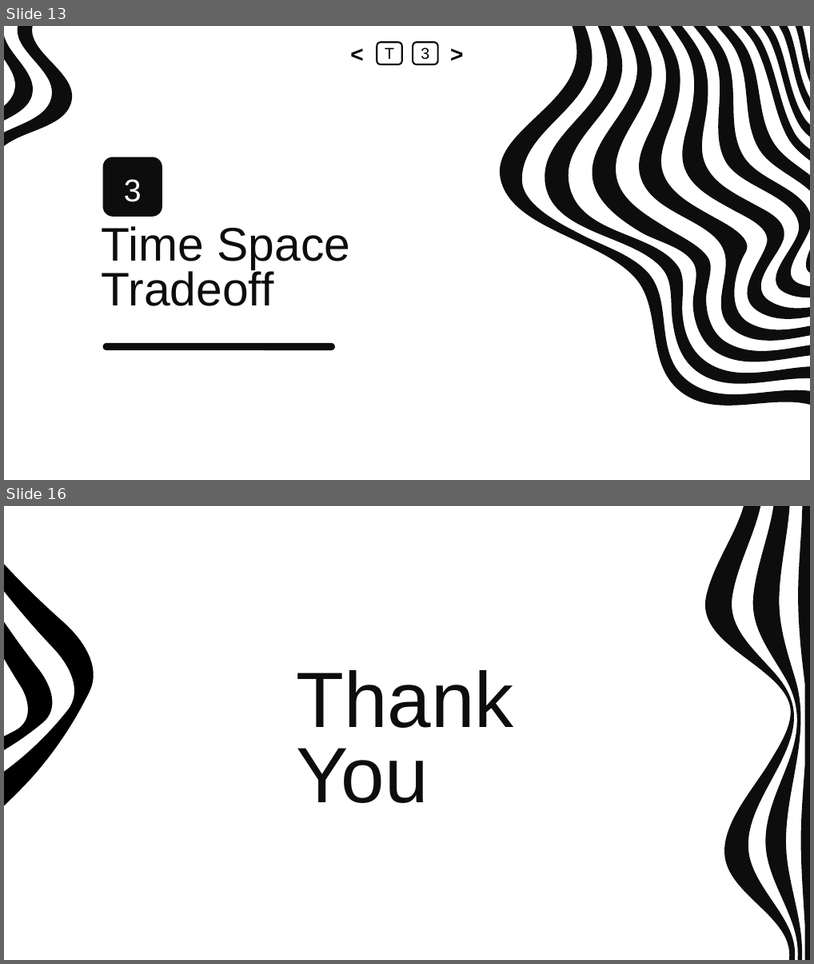
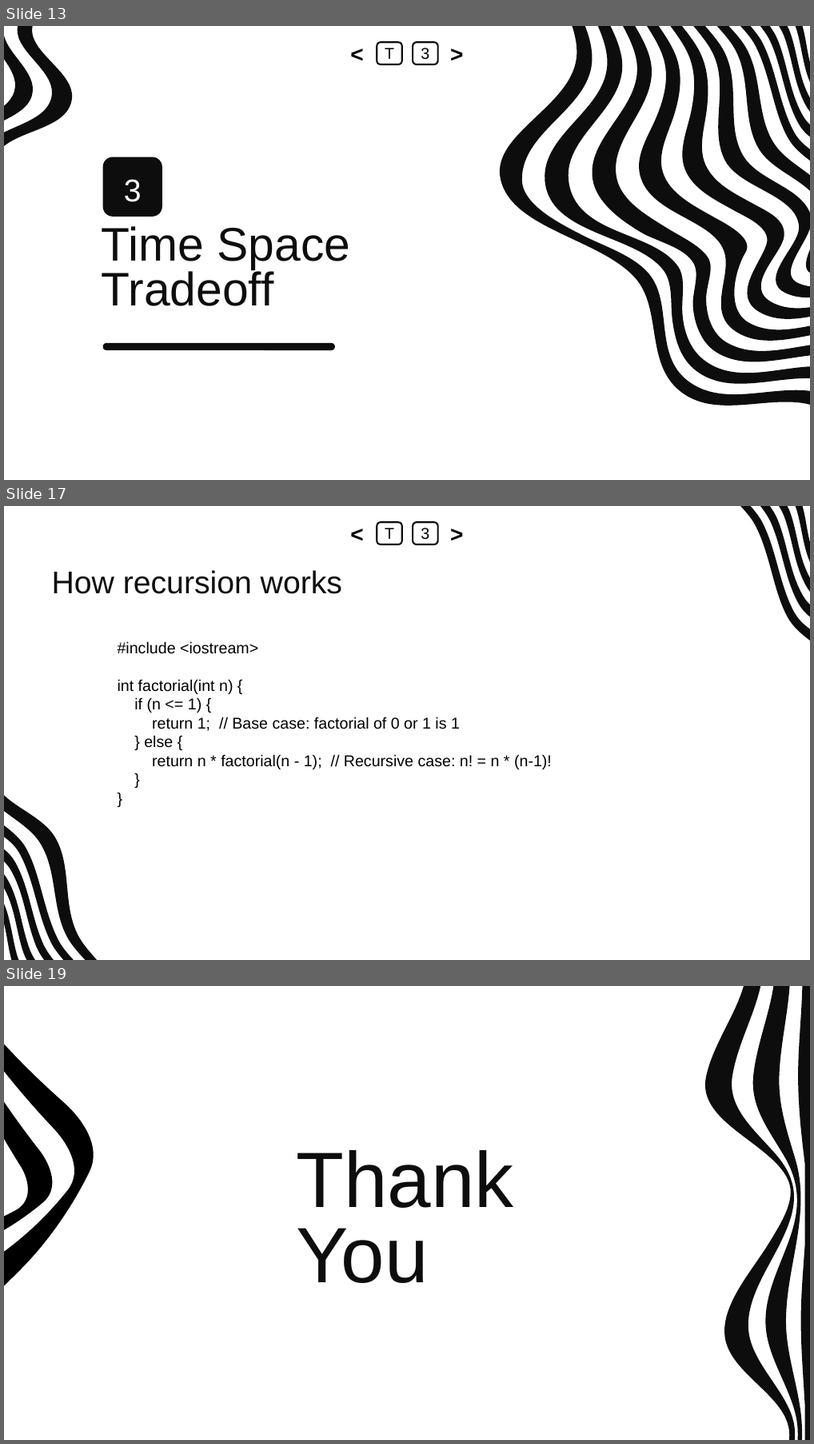
Before and after one commit to abrarhasan3/Data-Structure-Course-Content, a slide deck: Lecture 3/3. Recursion, Iteration, Time Space Trade off.pptx. Shown one above the other, each under a label of ours: slides 13 and 16 before the commit, slides 13, 17 and 19 after it; the slides between them are not shown. The pictures are 814x964 and 814x1444 pixels, drawn with LibreOffice and Linux fonts; fonts in the diff are those of the drawing. Boxes give left, top, right and bottom in pixels: in the first picture for what was removed or moved away, otherwise in the second. Text is boxed around its words. In the diff, an @@ line names an element or a change of style, - is before the commit and + after.

```diff
--- a/Lecture 3/3. Recursion, Iteration, Time Space Trade off.pptx
+++ b/Lecture 3/3. Recursion, Iteration, Time Space Trade off.pptx
@@ slide 17 added at <box>4,506,810,960</box>, background #FFFFFF @@
@@ text added at <box>345,522,370,544</box>, 20 pt, text #000000, bold @@
+<
@@ rounded rectangle added at <box>378,522,402,544</box>, fill #FFFFFF, outline #0D0D0D 1.5 pt, 14 pt, text #000000 @@
+T
@@ rounded rectangle added at <box>413,522,438,544</box>, fill #FFFFFF, outline #0D0D0D 1.5 pt, 14 pt, text #000000 @@
+3
@@ text added at <box>444,522,470,544</box>, 20 pt, text #000000, bold @@
+>
@@ group added at <box>4,506,810,960</box>: 9 freeform shapes @@
@@ title added at <box>52,570,342,594</box>, 28 pt, text #0D0D0D @@
+How recursion works
@@ text added at <box>118,641,552,769</box>, 14 pt, text #000000 @@
+#include <iostream>
+int factorial(int n) {
+if (n <= 1) {
+return 1; // Base case: factorial of 0 or 1 is 1
+} else {
+return n * factorial(n - 1); // Recursive case: n! = n * (n-1)!
+}
+}
@@ what was slide 16 is now slide 19 @@
```
Also in this commit, not shown: 2 slides changed, 2 other slides added, 4 other files.
